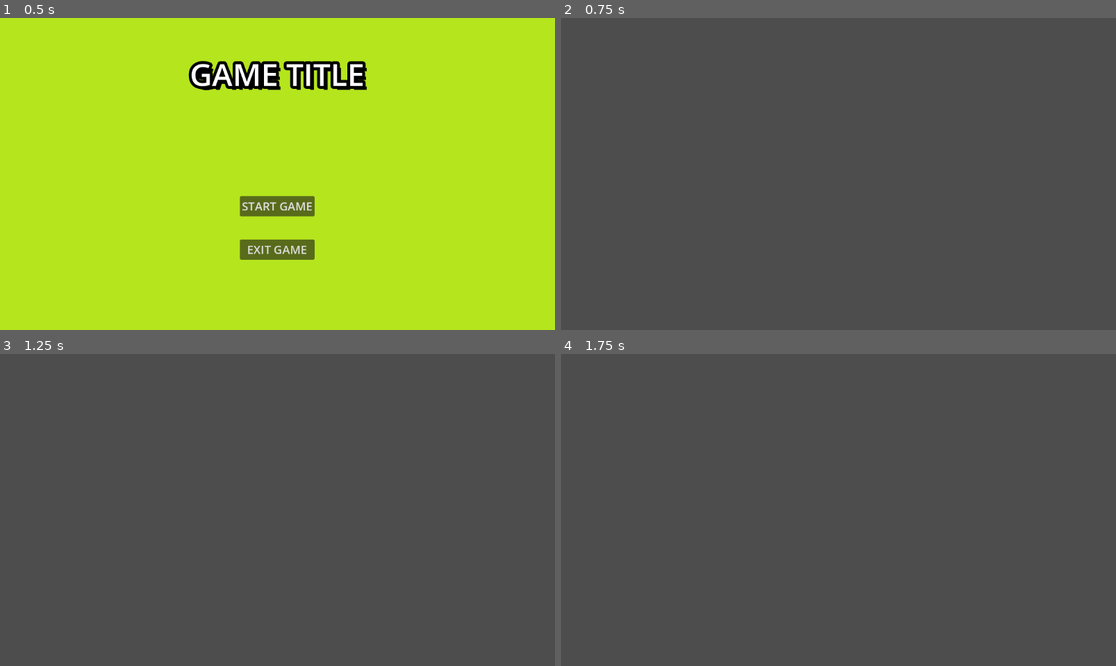
Above: before the commit, frames 1-4 (two rows, left to right).
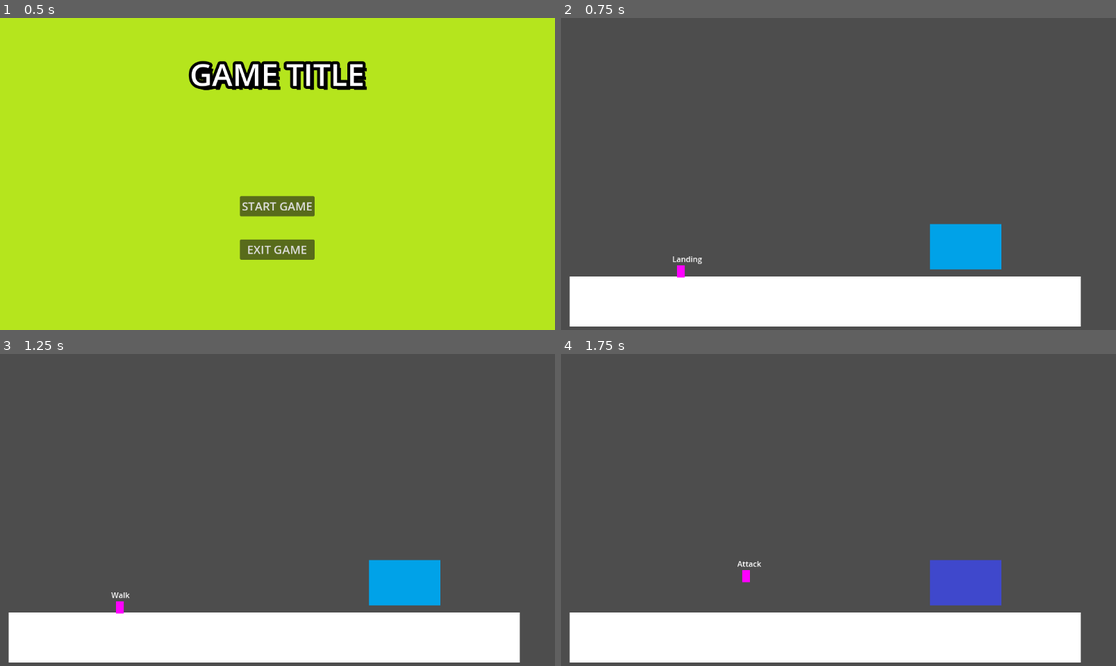
Above: after the commit, the same moments.

Repository: JohnnyArachnid/GameJam2024
Game: Godot game, scene res://nodes/main/main.tscn
Same seed, same stepped clock (60 frames per second), same inputs: the game is played once before the commit and once after it.
Inputs (mouse positions are in pixels of both pictures, inside the frame that each line leads up to):
- Up to frame 1 (0.5 s): no input
- Up to frame 2 (0.75 s): click "START GAME" at 0.5 s
- Up to frame 3 (1.25 s): no input
- Up to frame 4 (1.75 s): tap Enter at 1.25 s; move the mouse to (960, 494) at 1.27 s; press the mouse at (960, 494) at 1.28 s; hold D (move_right) from 1.28 s (still down); tap Space (jump) at 1.52 s

Frame 1 is identical in both runs. In frame 2, 17% of the frame differs, in the area x 1-94%, y 65-99%; in frame 3, 17%; in frame 4, 17%.

Commit message:
BlackHoleWorking

Diff:
--- /dev/null
+++ b/nodes/elements/blackHole/black_hole.gd
@@ -0,0 +1,25 @@
+extends Node2D
+
+@onready var animation : AnimationPlayer = $AnimationPlayer
+
+var player : Player
+@export var force : float = 500
+# Called when the node enters the scene tree for the first time.
+func _ready():
+	animation.play("default")
+
+# Called every frame. 'delta' is the elapsed time since the previous frame.
+func _process(delta):
+	if player:
+		var direction = player.global_position.direction_to(global_position)
+		player.velocity = direction * force
+
+func _on_pulling_body_entered(body):
+	if (body.name == "player"):
+		player = body
+	pass # Replace with function body.
+
+func _on_pulling_body_exited(body):
+	if (body.name == "player"):
+		player = null
+	pass
--- /dev/null
+++ b/nodes/elements/blackHole/black_hole.tscn
@@ -0,0 +1,65 @@
+[gd_scene load_steps=9 format=3 uid="uid://bt8luy8cx0ok"]
+
+[ext_resource type="Script" path="res://nodes/elements/blackHole/black_hole.gd" id="1_b233q"]
+[ext_resource type="Texture2D" uid="uid://cdn7757fhpywf" path="res://nodes/elements/blackHole/temp_1.png" id="1_ovjn3"]
+[ext_resource type="Texture2D" uid="uid://destnsicqtbmv" path="res://nodes/elements/blackHole/temp_2.png" id="2_wip3i"]
+[ext_resource type="Texture2D" uid="uid://dtwsy7jouf3o7" path="res://nodes/elements/blackHole/temp_3.png" id="3_frm6b"]
+
+[sub_resource type="Animation" id="Animation_l5v0y"]
+resource_name = "default"
+length = 3.0
+loop_mode = 1
+tracks/0/type = "value"
+tracks/0/imported = false
+tracks/0/enabled = true
+tracks/0/path = NodePath("Sprite2D:texture")
+tracks/0/interp = 1
+tracks/0/loop_wrap = true
+tracks/0/keys = {
+"times": PackedFloat32Array(0, 1, 2),
+"transitions": PackedFloat32Array(1, 1, 1),
+"update": 1,
+"values": [ExtResource("1_ovjn3"), ExtResource("2_wip3i"), ExtResource("3_frm6b")]
+}
+
+[sub_resource type="AnimationLibrary" id="AnimationLibrary_gtm72"]
+_data = {
+"default": SubResource("Animation_l5v0y")
+}
+
+[sub_resource type="CircleShape2D" id="CircleShape2D_2cy0k"]
+radius = 150.0
+
+[sub_resource type="CircleShape2D" id="CircleShape2D_fqv51"]
+radius = 25.0
+
+[node name="BlackHole" type="Node2D"]
+script = ExtResource("1_b233q")
+
+[node name="Sprite2D" type="Sprite2D" parent="."]
+scale = Vector2(0.07, 0.07)
+texture = ExtResource("3_frm6b")
+
+[node name="AnimationPlayer" type="AnimationPlayer" parent="."]
+libraries = {
+"": SubResource("AnimationLibrary_gtm72")
+}
+
+[node name="Pulling" type="Area2D" parent="."]
+collision_layer = 2
+collision_mask = 2
+
+[node name="CollisionShape2D" type="CollisionShape2D" parent="Pulling"]
+shape = SubResource("CircleShape2D_2cy0k")
+debug_color = Color(0.968627, 0, 0.462745, 0.419608)
+
+[node name="Killing" type="Area2D" parent="."]
+collision_layer = 2
+collision_mask = 2
+
+[node name="CollisionShape2D" type="CollisionShape2D" parent="Killing"]
+shape = SubResource("CircleShape2D_fqv51")
+debug_color = Color(0.666667, 0.509804, 0, 0.419608)
+
+[connection signal="body_entered" from="Pulling" to="." method="_on_pulling_body_entered"]
+[connection signal="body_exited" from="Pulling" to="." method="_on_pulling_body_exited"]
--- a/nodes/game/game.tscn
+++ b/nodes/game/game.tscn
@@ -1,6 +1,19 @@
-[gd_scene load_steps=2 format=3 uid="uid://v4xpc5ba5wck"]
+[gd_scene load_steps=5 format=3 uid="uid://v4xpc5ba5wck"]
 
 [ext_resource type="Script" path="res://nodes/game/game.gd" id="1_fiell"]
+[ext_resource type="PackedScene" uid="uid://cn4xvx1eaogcf" path="res://nodes/game/lvl/lvl.tscn" id="2_72e12"]
+[ext_resource type="PackedScene" uid="uid://5fw75hfjyana" path="res://nodes/game/player/player.tscn" id="3_syob8"]
+[ext_resource type="PackedScene" uid="uid://bt8luy8cx0ok" path="res://nodes/elements/blackHole/black_hole.tscn" id="4_gwnpj"]
 
 [node name="Game" type="Node2D"]
 script = ExtResource("1_fiell")
+
+[node name="Lvl" parent="." instance=ExtResource("2_72e12")]
+position = Vector2(17, 117)
+
+[node name="player" parent="." instance=ExtResource("3_syob8")]
+light_mask = 2
+position = Vector2(249, 512)
+
+[node name="BlackHole" parent="." instance=ExtResource("4_gwnpj")]
+position = Vector2(840, 475)
--- a/nodes/game/lvl/lvl.tscn
+++ b/nodes/game/lvl/lvl.tscn
@@ -1,6 +1,4 @@
-[gd_scene load_steps=3 format=3 uid="uid://cn4xvx1eaogcf"]
-
-[ext_resource type="PackedScene" uid="uid://5fw75hfjyana" path="res://nodes/game/player/player.tscn" id="1_u3ubt"]
+[gd_scene load_steps=2 format=3 uid="uid://cn4xvx1eaogcf"]
 
 [sub_resource type="RectangleShape2D" id="RectangleShape2D_y8n0r"]
 size = Vector2(1062, 103)
@@ -18,7 +16,3 @@
 offset_top = 420.0
 offset_right = 1062.0
 offset_bottom = 524.0
-
-[node name="player" parent="." instance=ExtResource("1_u3ubt")]
-light_mask = 2
-position = Vector2(234, 403)
--- a/nodes/game/player/player.tscn
+++ b/nodes/game/player/player.tscn
@@ -1,32 +1,16 @@
-[gd_scene load_steps=42 format=3 uid="uid://5fw75hfjyana"]
+[gd_scene load_steps=41 format=3 uid="uid://5fw75hfjyana"]
 
 [ext_resource type="Script" path="res://nodes/game/player/player.gd" id="1_ia0x1"]
-[ext_resource type="Script" path="res://nodes/game/player/Damagable.gd" id="2_wui6q"]
 [ext_resource type="Script" path="res://nodes/game/player/CharacterStateMachine.gd" id="3_sbg0g"]
 [ext_resource type="Script" path="res://nodes/game/player/Walk.gd" id="4_bikfr"]
 [ext_resource type="Script" path="res://nodes/game/player/Air.gd" id="5_jrp4a"]
+[ext_resource type="Script" path="res://nodes/game/player/Death.gd" id="6_hqagg"]
 [ext_resource type="Script" path="res://nodes/game/player/Landing.gd" id="6_knqc8"]
-[ext_resource type="Script" path="res://nodes/game/player/Hit.gd" id="6_ub7o8"]
 [ext_resource type="Script" path="res://nodes/game/player/Attack.gd" id="7_o8gfm"]
 
 [sub_resource type="CapsuleShape2D" id="CapsuleShape2D_mxmln"]
 radius = 8.0
 height = 26.0
-
-[sub_resource type="Animation" id="Animation_8hd52"]
-resource_name = "Idle"
-
-[sub_resource type="Animation" id="Animation_2fnox"]
-resource_name = "Walk"
-
-[sub_resource type="Animation" id="Animation_44rng"]
-resource_name = "Hit"
-
-[sub_resource type="Animation" id="Animation_c8oby"]
-resource_name = "JumpStart"
-
-[sub_resource type="Animation" id="Animation_7cip0"]
-resource_name = "JumpEnd"
 
 [sub_resource type="Animation" id="Animation_q5irx"]
 resource_name = "Attack"
@@ -34,11 +18,26 @@
 [sub_resource type="Animation" id="Animation_uoaq8"]
 resource_name = "Death"
 
+[sub_resource type="Animation" id="Animation_xqbux"]
+resource_name = "Falling"
+
+[sub_resource type="Animation" id="Animation_44rng"]
+resource_name = "Hit"
+
+[sub_resource type="Animation" id="Animation_8hd52"]
+resource_name = "Idle"
+
+[sub_resource type="Animation" id="Animation_7cip0"]
+resource_name = "JumpEnd"
+
 [sub_resource type="Animation" id="Animation_7pktr"]
 resource_name = "JumpInAir"
 
-[sub_resource type="Animation" id="Animation_xqbux"]
-resource_name = "Falling"
+[sub_resource type="Animation" id="Animation_c8oby"]
+resource_name = "JumpStart"
+
+[sub_resource type="Animation" id="Animation_2fnox"]
+resource_name = "Walk"
 
 [sub_resource type="AnimationLibrary" id="AnimationLibrary_d25b8"]
 _data = {
@@ -130,7 +129,9 @@
 transitions = ["Start", "Walk", SubResource("AnimationNodeStateMachineTransition_440c5"), "Walk", "Jump", SubResource(" …(889 unchanged characters)…
 graph_offset = Vector2(-63, -21)
 
-[node name="CharacterBody2D" type="CharacterBody2D" node_paths=PackedStringArray("character_state_machine")]
+[node name="Player" type="CharacterBody2D" node_paths=PackedStringArray("character_state_machine")]
+collision_layer = 3
+collision_mask = 3
 script = ExtResource("1_ia0x1")
 character_state_machine = NodePath("CharacterStateMachine")
 
@@ -165,9 +166,6 @@
 tree_root = SubResource("AnimationNodeStateMachine_wuv5l")
 anim_player = NodePath("../AnimationPlayer")
 
-[node name="Damagable" type="Node" parent="."]
-script = ExtResource("2_wui6q")
-
 [node name="CharacterStateMachine" type="Node" parent="." node_paths=PackedStringArray("character", "animation_tree", "current_state")]
 script = ExtResource("3_sbg0g")
 character = NodePath("..")
@@ -187,9 +185,8 @@
 script = ExtResource("6_knqc8")
 ground_state = NodePath("../Walk")
 
-[node name="Hit" type="Node" parent="CharacterStateMachine"]
-script = ExtResource("6_ub7o8")
-can_move = false
+[node name="Death" type="Node" parent="CharacterStateMachine"]
+script = ExtResource("6_hqagg")
 
 [node name="Attack" type="Node" parent="CharacterStateMachine"]
 script = ExtResource("7_o8gfm")
--- /dev/null
+++ b/nodes/menu/menu.tscn
@@ -0,0 +1,6 @@
+[gd_scene load_steps=2 format=3 uid="uid://b0pyihdqblqv5"]
+
+[ext_resource type="Script" path="res://nodes/menu/menu.gd" id="1_wdwaw"]
+
+[node name="Menu" type="Node2D"]
+script = ExtResource("1_wdwaw")
Binary file added: nodes/elements/blackHole/temp_1.png
Not shown, added: nodes/elements/blackHole/temp_1.png.import
Binary file added: nodes/elements/blackHole/temp_2.png
Not shown, added: nodes/elements/blackHole/temp_2.png.import
Binary file added: nodes/elements/blackHole/temp_3.png
Not shown, added: nodes/elements/blackHole/temp_3.png.import
Not shown: 1 places in nodes/main/main.tscn that only renumber resources
Not shown: 1 places in nodes/menu/MainMenu.tscn that only renumber resources
Not shown, added: nodes/elements/blackHole/bla4229.tmp
Not shown, added: nodes/elements/blackHole/bla5C09.tmp
